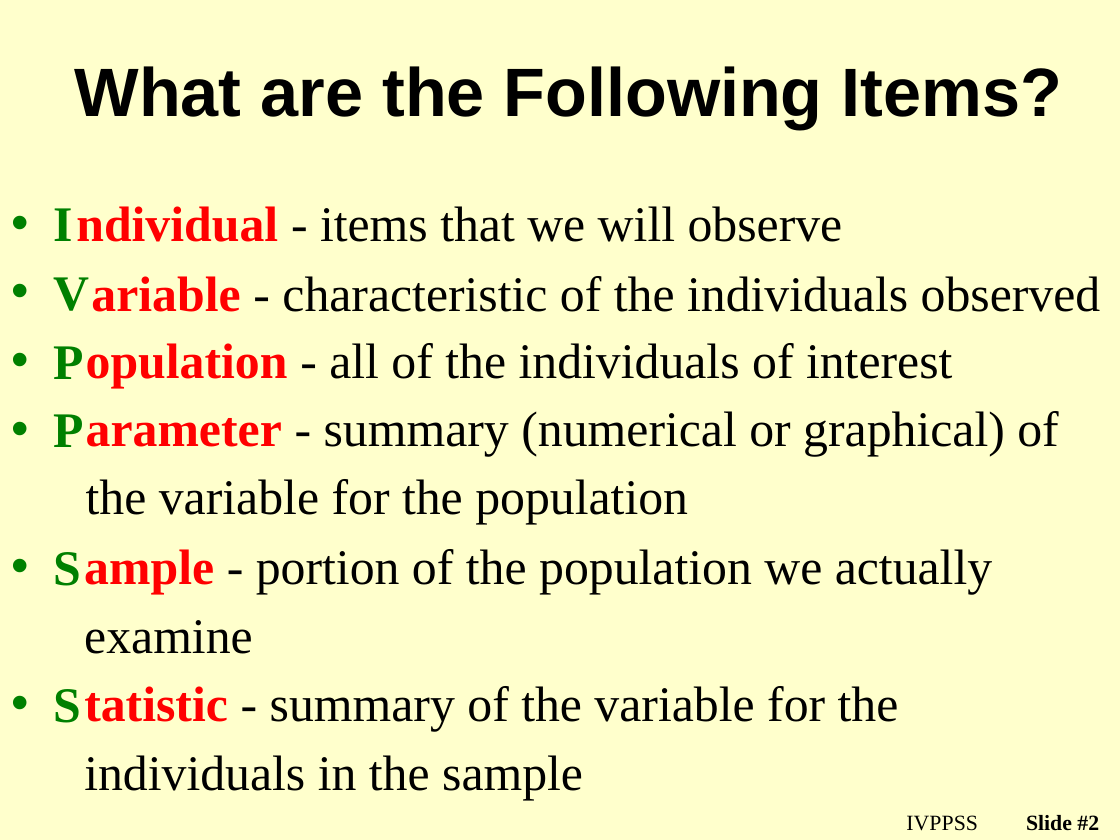
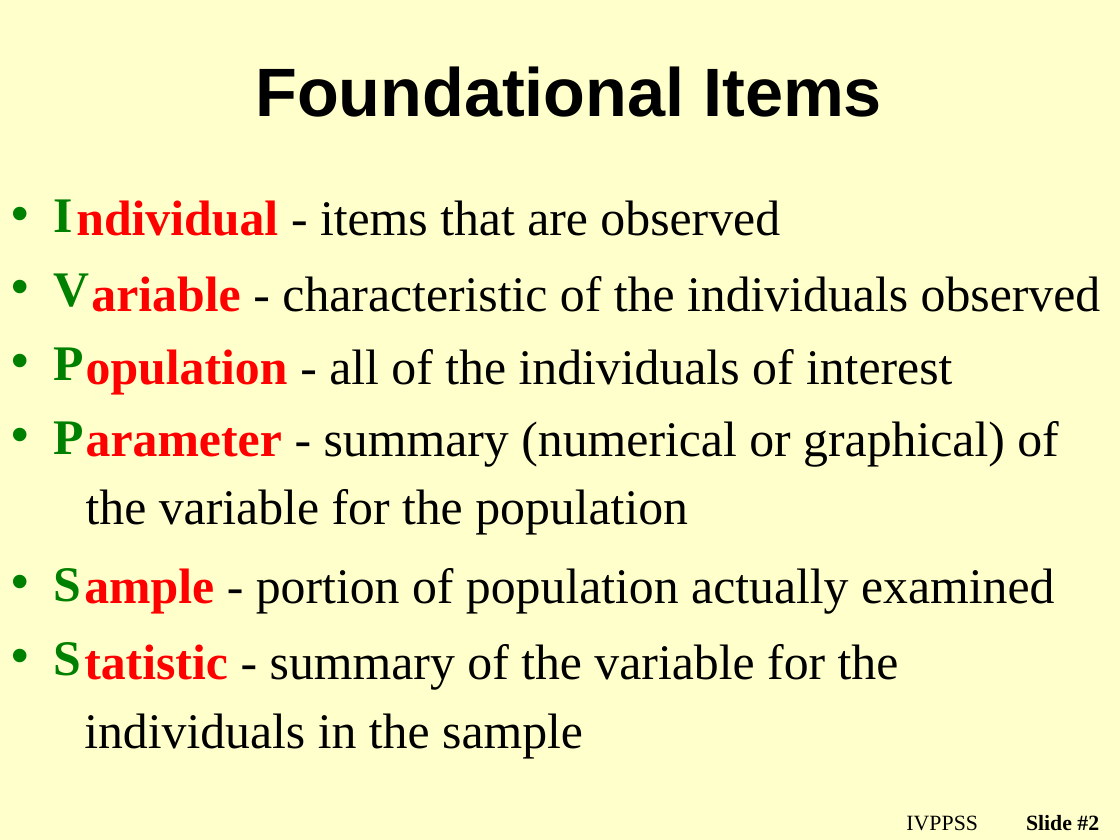
Before and after one commit to droglenc/NCMTH107, a slide deck: slide 2 of lecture/Slides/01_Foundations_II.pptx. Drawn at 1120x840 pixels with LibreOffice and Linux fonts; fonts in the diff are those of the drawing; background and template pictures are left out. Boxes give left, top, right and bottom in pixels: in the first picture for what was removed or moved away, otherwise in the second. Text is boxed around its words. In the diff, an @@ line names an element or a change of style, - is before the commit and + after.

Commit message:
Trying a new lectures format

```diff
--- a/lecture/Slides/01_Foundations_II.pptx
+++ b/lecture/Slides/01_Foundations_II.pptx
@@ title at (x1=255, y1=66, x2=882, y2=117): text changed @@
-What are the Following Items?
+Foundational Items
@@ text "I" at (x1=53, y1=199, x2=89, y2=676): line spacing 1.15 to 1; more space between paragraphs @@
@@ text at (x1=76, y1=200, x2=780, y2=236): text changed @@
-ndividual - items that we will observe
+ndividual - items that are observed
@@ text "opulation - all of the ..." moved from (x1=86, y1=343, x2=952, y2=388) to (x1=86, y1=349, x2=952, y2=395) @@
@@ text "arameter - summary (numerical or ..." moved from (x1=86, y1=411, x2=1058, y2=525) to (x1=86, y1=421, x2=1058, y2=535) @@
@@ text at (x1=84, y1=568, x2=1055, y2=613): text changed @@
-ample - portion of the population we actually examine
+ample - portion of population actually examined
@@ text "tatistic - summary of the ..." moved from (x1=84, y1=686, x2=899, y2=800) to (x1=84, y1=644, x2=899, y2=758) @@
```
Also in this commit, not shown: 3 other slides changed, 6 slides added, 2 slides removed, 3 other files.
